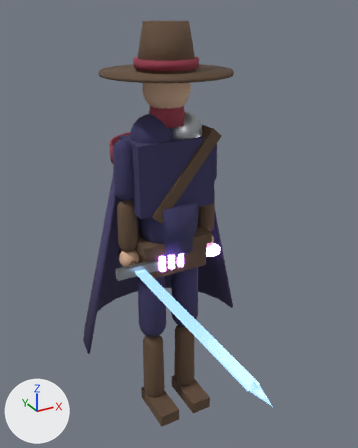
The glTF model threejs/public/assets/models/main_character.glb, before and after one commit.
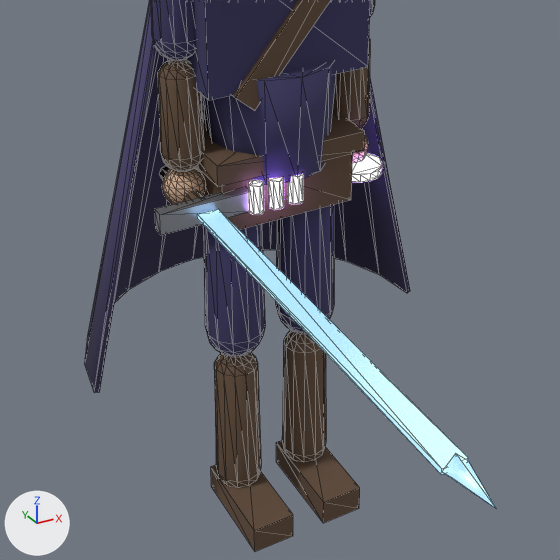
Each version appears first whole from a 50 mm camera at (-1.06, -2.04, 2.13) aimed at (-0.05, -0.2, 1.21), and next in a close-up on the part from 12% to 84% of the width and 39% to 96% of the height. Lighting does not change. The marker at lower left points along +X, +Y and +Z. The older version's two pictures come first. The close-ups show mesh edges as thin lines. Vertices at exactly the same position are counted once.

Objects in the first close-up: 'MainCharacterMesh'.
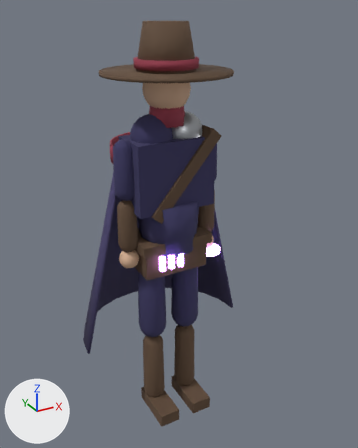
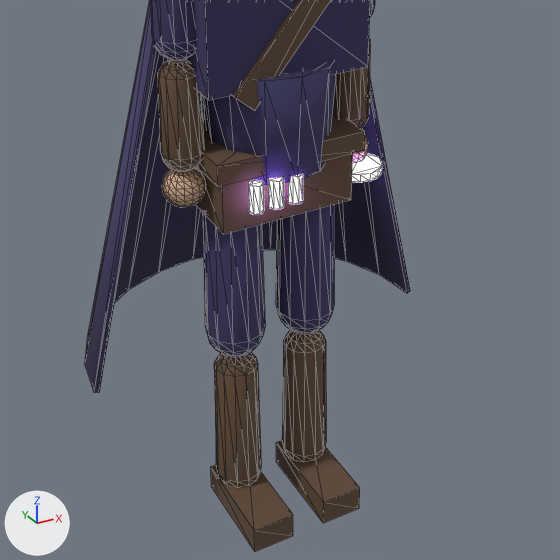
Pixel boxes (x1, y1, x2, y2) of what changed, in the close-ups (560 x 560 px):
'MainCharacterMesh', reshaped
    before: (85, 0, 496, 551)
    after: (85, 0, 410, 551)
part 1 of me_pelvis, deleted (mostly hidden)
    before: (159, 165, 203, 201)
part 2 of me_pelvis, deleted
    before: (155, 187, 249, 235)
part 3 of me_pelvis, deleted
    before: (197, 209, 468, 475)
part 4 of me_pelvis, deleted
    before: (442, 454, 496, 508)

Diff of the bpy script that builds the scene:
```diff
--- a/threejs/public/assets/models/main_character.glb.py
+++ b/threejs/public/assets/models/main_character.glb.py
@@ me_pelvis @@
 # used by ob_maincharactermesh; location = (0.0, 0.0, 0.0)
-me_pelvis.from_pydata(...)  # 1845 vertices, 3558 faces; spans x -0.46..0.46, y -1.13..0.5, z 0.01..2.07
+me_pelvis.from_pydata(...)  # 1808 vertices, 3500 faces; spans x -0.46..0.46, y -0.3..0.5, z 0.01..2.07
+# me_pelvis part 1: the loose piece of 16 vertices spanning x -0.24..-0.2, y -0.1..0.1, z 0.95..0.99 is deleted
+# me_pelvis part 2: the loose piece of 8 vertices spanning x -0.33..-0.11, y -0.12..-0.09, z 0.95..1.0 is deleted
+# me_pelvis part 3: the loose piece of 8 vertices spanning x -0.25..-0.2, y -1.03..-0.13, z 0.96..0.98 is deleted
+# me_pelvis part 4: the loose piece of 5 vertices spanning x -0.25..-0.2, y -1.13..-1.03, z 0.95..1.0 is deleted
 me_pelvis.materials.append(mat_hunterleather)
@@ me_pelvis @@
 me_pelvis.materials.append(mat_steel)
-me_pelvis.materials.append(mat_antiarcaneblade)  # white #e1eaf3, glowing blue #95cbff
```
